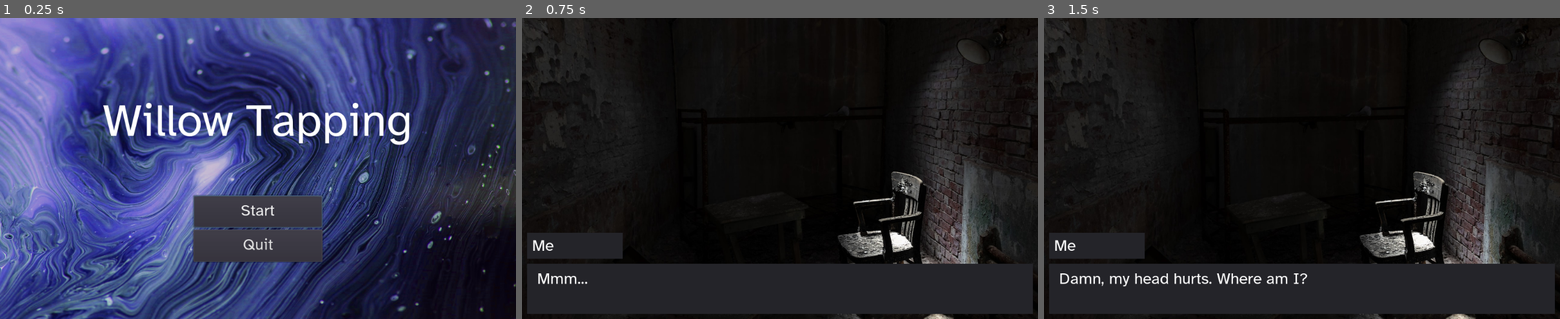
Above: before the commit, frames 1-3 (left to right).
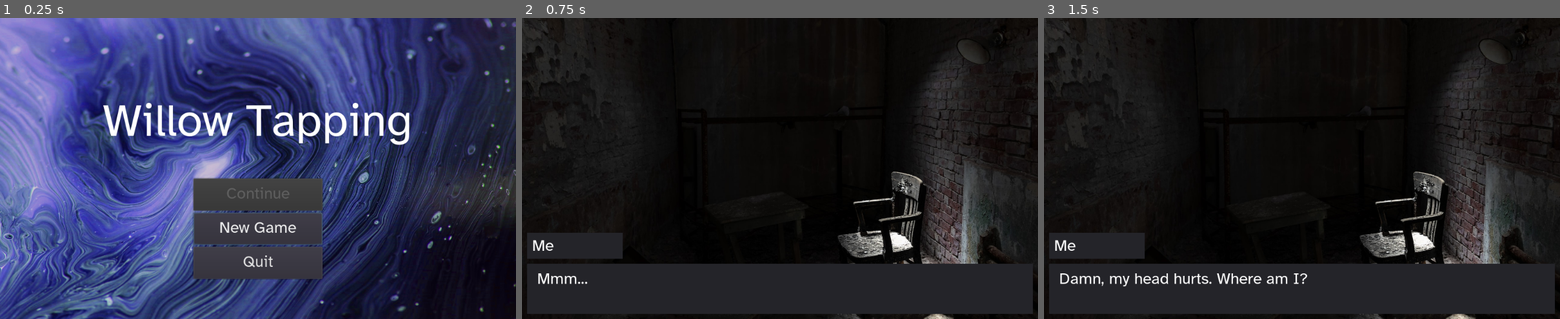
Above: after the commit, the same moments.

Repository: xuvatilavv/WillowTappingGame
Game: Godot game, scene res://ui/MainMenu.tscn
The game is run twice, just before and just after one commit, with the same random seed, the same clock (stepped at 60 frames per second) and the same inputs.
Inputs:
- Up to frame 1 (0.25 s): no input
- Up to frame 2 (0.75 s): click "Start" (after the commit: "New Game") at 0.5 s
- Up to frame 3 (1.5 s): tap Enter (ui_accept) at 1.25 s

The runs differ from the first frame. In frame 1, 4.0% of the frame differs, in the area x 37-63%, y 52-87%; in frame 2, nothing differs; in frame 3, nothing differs.

Commit message:
Add automatic save & load system

Diff:
--- a/managers/ConversationManager.gd
+++ b/managers/ConversationManager.gd
@@ -1,5 +1,6 @@
 extends Node
 
+signal conversation_reached
 
 enum SceneType {
 	Dialog,
@@ -27,6 +28,8 @@
 	if OS.is_debug_build():
 		validate()
 
+	var _err = connect("conversation_reached", SaveManager, "set_current")
+
 
 func show(conversation_name: String):
 	if (conversation_name == "END_GAME"):
@@ -37,6 +40,7 @@
 		push_error("Conversation not defined: " + conversation_name)
 		return
 
+	emit_signal("conversation_reached", conversation_name)
 	current_conversation = def
 	match def["type"]:
 		"Dialog":
--- /dev/null
+++ b/managers/SaveManager.gd
@@ -0,0 +1,59 @@
+extends Node
+
+
+var _data := {
+	"current": "prologue",
+	"chose": [],
+}
+
+const save_path := "user://savedata.json"
+
+
+func add_choice(id: String) -> void:
+	if _data["chose"].count(id) > 0:
+		push_warning("Tried to save choice ID but it's already present in the save: %s" % id)
+		return
+	_data["chose"].append(id)
+	save_data()
+
+
+func get_choices() -> Array:
+	return _data["chose"]
+
+
+func set_current(id: String) -> void:
+	print_debug("updating current to %s" % id)
+	_data["current"] = id
+	save_data()
+
+
+func get_current() -> String:
+	return _data["current"]
+
+
+func save_data() -> void:
+	var savedata = JSON.print(_data)
+	var file = File.new()
+	file.open(save_path, File.WRITE)
+	file.store_string(savedata)
+	file.close()
+
+
+func load_data() -> void:
+	var file = File.new()
+	if not file.file_exists(save_path):
+		push_warning("No save file to load.")
+		return
+	file.open(save_path, File.READ)
+	var savedata = file.get_as_text()
+	file.close()
+	var result = JSON.parse(savedata).result
+	if typeof(result) != TYPE_DICTIONARY:
+		push_error("Could not parse save file.")
+		return
+	_data = result
+
+
+func has_save() -> bool:
+	var file = File.new()
+	return file.file_exists(save_path)
--- a/project.godot
+++ b/project.godot
@@ -32,12 +32,13 @@
 
 [application]
 
-config/name="Knock Code - Novice Summer Jam 2022 One-Button"
+config/name="Willow Tapping"
 run/main_scene="res://ui/MainMenu.tscn"
 config/icon="res://icon.png"
 
 [autoload]
 
+SaveManager="*res://managers/SaveManager.gd"
 ConversationManager="*res://managers/ConversationManager.gd"
 AudioManager="*res://managers/AudioManager.tscn"
 
--- a/scenes/MultipleChoiceScene.gd
+++ b/scenes/MultipleChoiceScene.gd
@@ -2,6 +2,7 @@
 
 
 signal knock
+signal choice_made
 
 
 var knock_count := 0
@@ -17,6 +18,7 @@
 
 func _init():
 	var _err = connect("knock", AudioManager, "_on_knock")
+	_err = connect("choice_made", SaveManager, "add_choice")
 
 
 func _physics_process(_delta):
@@ -37,6 +39,7 @@
 	var responses: Array = _conv["responses"]
 	var selected = responses[min(responses.size()-1, knock_count)]
 	$KnockProgress.visible = false
+	emit_signal("choice_made", selected)
 	$DialogHud.show_messages([selected])
 
 
--- a/text/strings.csv
+++ b/text/strings.csv
@@ -9,7 +9,7 @@
 TEST_KNOCK_SUCCESS	i sure did knock that out of the park ha ha
 TEST_KNOCK_FAILURE	oh heck i am bad at this
 LABEL_QUIT	Quit
-LABEL_START	Start
+LABEL_START	New Game
 LABEL_CONTINUE	Continue
 LABEL_LETTER_TIMER	Letter Timer
 LABEL_WORD_TIMER	Word Timer
--- a/ui/MainMenu.gd
+++ b/ui/MainMenu.gd
@@ -2,11 +2,21 @@
 
 
 func _ready():
-	$CenterContainer2/VBoxContainer/StartButton.grab_focus()
+	if SaveManager.has_save():
+		$CenterContainer2/VBoxContainer/ContinueButton.disabled = false
+		$CenterContainer2/VBoxContainer/ContinueButton.grab_focus()
+	else:
+		$CenterContainer2/VBoxContainer/ContinueButton.disabled = true
+		$CenterContainer2/VBoxContainer/StartButton.grab_focus()
+
+
+func _on_ContinueButton_pressed():
+	SaveManager.load_data()
+	ConversationManager.show(SaveManager.get_current())
 
 
 func _on_StartButton_pressed():
-	ConversationManager.show("prologue")
+	ConversationManager.show(SaveManager.get_current())
 
 
 func _on_QuitButton_pressed():
--- a/ui/MainMenu.tscn
+++ b/ui/MainMenu.tscn
@@ -39,24 +39,32 @@
 anchor_bottom = 1.0
 
 [node name="VBoxContainer" type="VBoxContainer" parent="CenterContainer2"]
-margin_left = 384.0
-margin_top = 114.0
-margin_right = 640.0
-margin_bottom = 246.0
+margin_left = 374.0
+margin_top = 80.0
+margin_right = 650.0
+margin_bottom = 280.0
 grow_horizontal = 2
 
+[node name="ContinueButton" type="Button" parent="CenterContainer2/VBoxContainer"]
+margin_right = 276.0
+margin_bottom = 64.0
+rect_min_size = Vector2( 256, 64 )
+text = "LABEL_CONTINUE"
+
 [node name="StartButton" type="Button" parent="CenterContainer2/VBoxContainer"]
-margin_right = 256.0
-margin_bottom = 64.0
+margin_top = 68.0
+margin_right = 276.0
+margin_bottom = 132.0
 rect_min_size = Vector2( 256, 64 )
 text = "LABEL_START"
 
 [node name="QuitButton" type="Button" parent="CenterContainer2/VBoxContainer"]
-margin_top = 68.0
-margin_right = 256.0
-margin_bottom = 132.0
+margin_top = 136.0
+margin_right = 276.0
+margin_bottom = 200.0
 rect_min_size = Vector2( 256, 64 )
 text = "LABEL_QUIT"
 
+[connection signal="pressed" from="CenterContainer2/VBoxContainer/ContinueButton" to="." method="_on_ContinueButton_pressed"]
 [connection signal="pressed" from="CenterContainer2/VBoxContainer/StartButton" to="." method="_on_StartButton_pressed"]
 [connection signal="pressed" from="CenterContainer2/VBoxContainer/QuitButton" to="." method="_on_QuitButton_pressed"]
